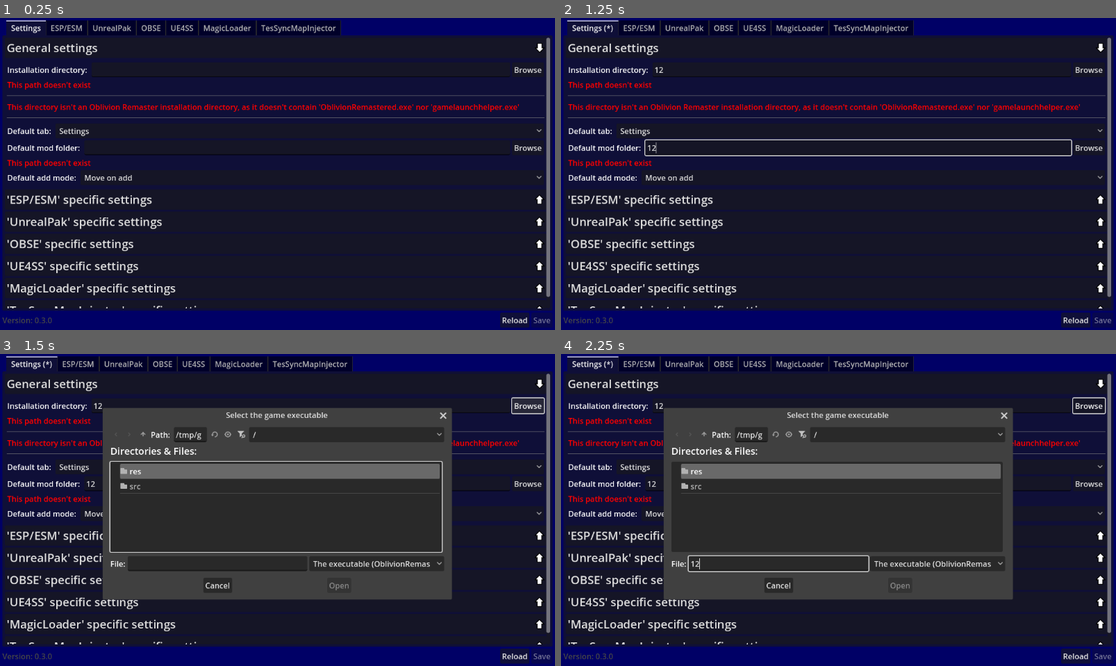
Above: before the commit, frames 1-4 (two rows, left to right).
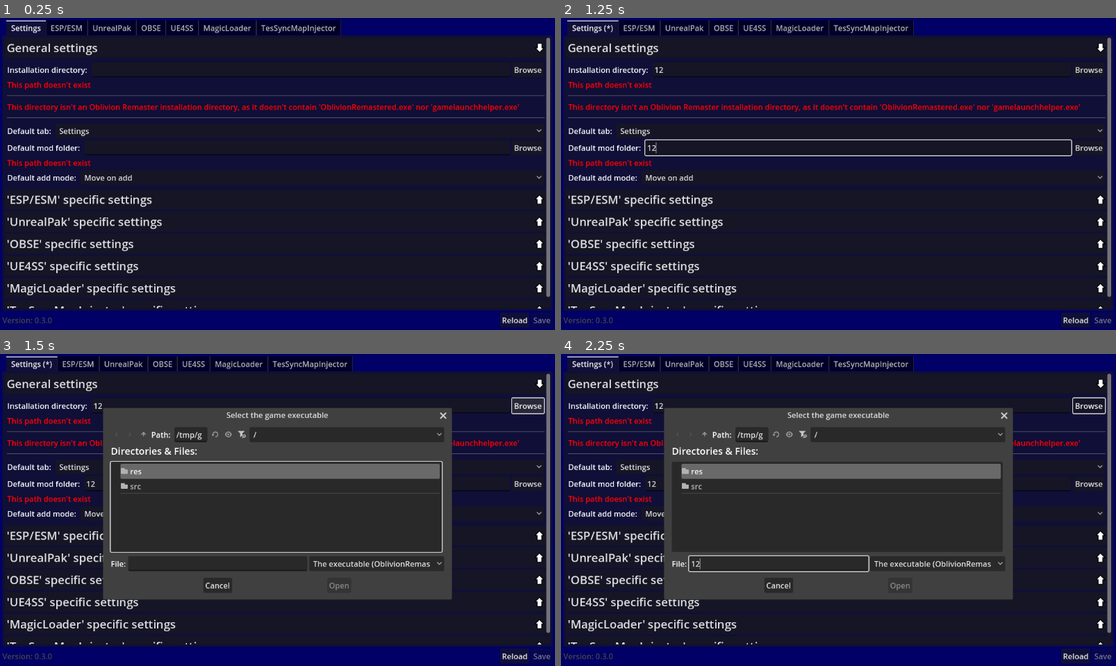
Above: after the commit, the same moments.

Repository: TheNamlessGuy/oblivion-remaster-mod-manager
Game: Godot game, scene res://src/components/main_window.tscn
Two runs of this game, one before a commit and one after it. Both use one fixed random seed, a clock stepped at 60 frames per second and the inputs below.
Inputs (mouse positions are in pixels of both pictures, inside the frame that each line leads up to):
- Up to frame 1 (0.25 s): no input
- Up to frame 2 (1.25 s): click (860, 71) at 0.52 s; type "12" at 0.6 s; click (860, 149) at 0.75 s; type "12" at 0.83 s
- Up to frame 3 (1.5 s): click "Browse" at 1.25 s
- Up to frame 4 (2.25 s): click (777, 563) at 2.02 s; type "12" at 2.1 s

Frames 1-2 are identical in both runs. In frame 3, 0.6% of the frame differs, in the area x 18-60%, y 18-73%; in frame 4, 0.6%.

Commit message:
fix: removed transparency from tooltips

Diff:
--- a/project/res/default_theme.tres
+++ b/project/res/default_theme.tres
@@ -1,10 +1,13 @@
-[gd_resource type="Theme" load_steps=3 format=3 uid="uid://c10b6gwhnjmvi"]
+[gd_resource type="Theme" load_steps=4 format=3 uid="uid://c10b6gwhnjmvi"]
 
 [sub_resource type="StyleBoxFlat" id="StyleBoxFlat_6n0th"]
 bg_color = Color(0.2, 0, 0.2, 1)
 
 [sub_resource type="StyleBoxFlat" id="StyleBoxFlat_joxn1"]
 bg_color = Color(0.533333, 0, 0.533333, 1)
+
+[sub_resource type="StyleBoxFlat" id="StyleBoxFlat_vwart"]
+bg_color = Color(0, 0, 0, 1)
 
 [resource]
 BaseModSelector/colors/mod_type__copy_on_activation = Color(0, 1, 1, 1)
@@ -25,4 +28,5 @@
 MarginContainer/constants/margin_top = 5
 ProgressBar/styles/background = SubResource("StyleBoxFlat_6n0th")
 ProgressBar/styles/fill = SubResource("StyleBoxFlat_joxn1")
+TooltipPanel/styles/panel = SubResource("StyleBoxFlat_vwart")
 WarningLabel/colors/foreground_color = Color(1, 1, 0, 1)
